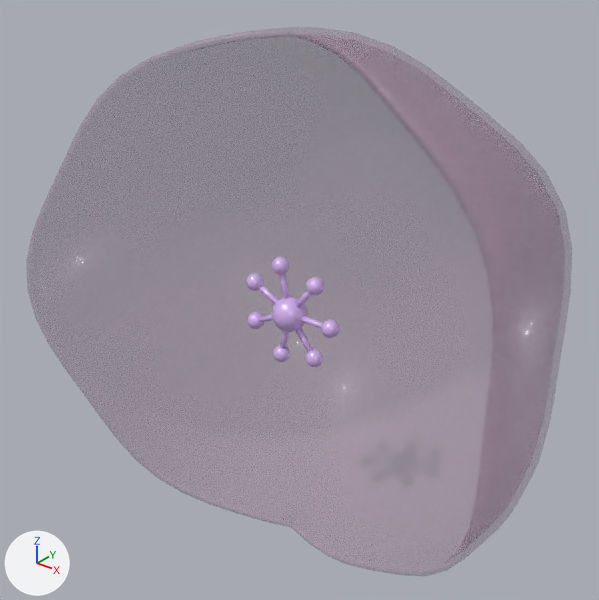
Before and after pictures for a commit that changed the glTF model web-app/public/models/apoptosome_cell.glb.
Camera for both pictures: a 50 mm lens placed at (10.69, -13.01, 8.5), pointed at (-0.67, 1.19, -0.3). Arrows for +X, +Y and +Z are at lower left; the lights stay in place. The picture after the commit comes second.

The first picture shows 'Apoptosome_Wheel', 'Cell_Cortex_Cutaway'.
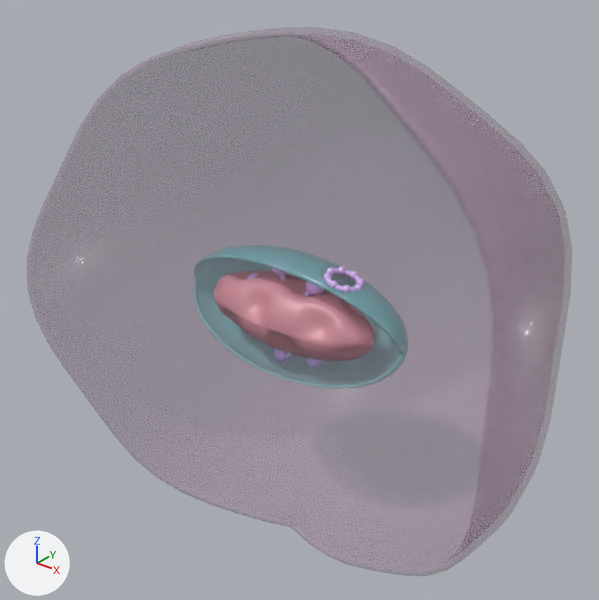
Pixel boxes (x1, y1, x2, y2) of what changed, in the pictures (599 x 600 px):
'Collapsed_Mito_Outer', added
    after: (193, 245, 408, 389)
'Collapsed_Mito_Cristae', added (pink)
    after: (214, 271, 375, 361)
'Collapsed_Mito_Pore', added (purple)
    after: (323, 266, 365, 292)

The change, as a diff of the scene's bpy script:
```diff
--- a/web-app/public/models/apoptosome_cell.glb.py
+++ b/web-app/public/models/apoptosome_cell.glb.py
@@ mat_mat_collapsed_mito_pore @@
+mat_mat_collapsed_mito_pore = principled_material('MAT_Collapsed_Mito_Pore')
+mat_mat_collapsed_mito_pore.base_color = (0.75, 0.52, 0.98)  # purple #e1bffd
+mat_mat_collapsed_mito_pore.metallic = 0.16
+mat_mat_collapsed_mito_pore.roughness = 0.32
+mat_mat_collapsed_mito_pore.coat_weight = 0.25
@@ mat_mat_collapsed_mito_outer @@
+mat_mat_collapsed_mito_outer = principled_material('MAT_Collapsed_Mito_Outer')
+mat_mat_collapsed_mito_outer.base_color = (0.24, 0.54, 0.58)  # cyan #86c2c8
+mat_mat_collapsed_mito_outer.metallic = 0.04
+mat_mat_collapsed_mito_outer.roughness = 0.28
+mat_mat_collapsed_mito_outer.alpha = 0.45
+mat_mat_collapsed_mito_outer.coat_weight = 0.35
@@ mat_mat_collapsed_mito_cristae @@
+mat_mat_collapsed_mito_cristae = principled_material('MAT_Collapsed_Mito_Cristae')
+mat_mat_collapsed_mito_cristae.base_color = (0.64, 0.28, 0.34)  # pink #d1909e
+mat_mat_collapsed_mito_cristae.metallic = 0.04
+mat_mat_collapsed_mito_cristae.roughness = 0.42
+mat_mat_collapsed_mito_cristae.coat_weight = 0.18
@@ me_collapsed_mito_pore_mesh @@
+me_collapsed_mito_pore_mesh.from_pydata(...)  # 536 vertices, 1024 faces; spans x 0.978..1.875, y -0.387..0.541, z 1.039..1.414
+me_collapsed_mito_pore_mesh.materials.append(mat_mat_collapsed_mito_pore)  # purple #e1bffd
@@ me_collapsed_mito_outer_mesh @@
+me_collapsed_mito_outer_mesh.from_pydata(...)  # 2166 vertices, 4332 faces; spans x -3.01..3.01, y -0.77..1.44, z -1.44..1.44
+me_collapsed_mito_outer_mesh.materials.append(mat_mat_collapsed_mito_outer)  # cyan #86c2c8
@@ me_collapsed_mito_cristae_mesh @@
+me_collapsed_mito_cristae_mesh.from_pydata(...)  # 1298 vertices, 2592 faces; spans x -2.25..2.25, y -0.85..0.85, z -0.85..0.85
+me_collapsed_mito_cristae_mesh.materials.append(mat_mat_collapsed_mito_cristae)  # pink #d1909e
@@ ob_collapsed_mito_pore @@
+ob_collapsed_mito_pore = bpy.data.objects.new('Collapsed_Mito_Pore', me_collapsed_mito_pore_mesh)
+ob_collapsed_mito_pore.location = (0.0, 0.0, 0.0)
@@ ob_collapsed_mito_outer @@
+ob_collapsed_mito_outer = bpy.data.objects.new('Collapsed_Mito_Outer', me_collapsed_mito_outer_mesh)
+ob_collapsed_mito_outer.location = (0.0, 0.0, 0.0)
@@ ob_collapsed_mito_cristae @@
+ob_collapsed_mito_cristae = bpy.data.objects.new('Collapsed_Mito_Cristae', me_collapsed_mito_cristae_mesh)
+ob_collapsed_mito_cristae.location = (0.0, 0.0, 0.0)
```
